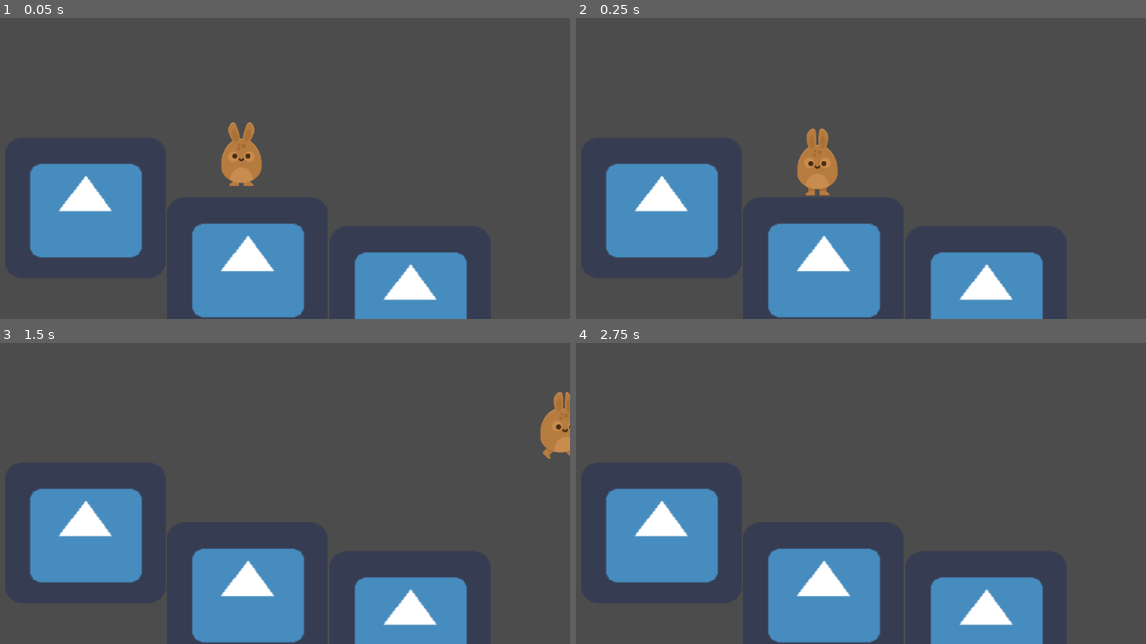
Above: before the commit, frames 1-4 (two rows, left to right).
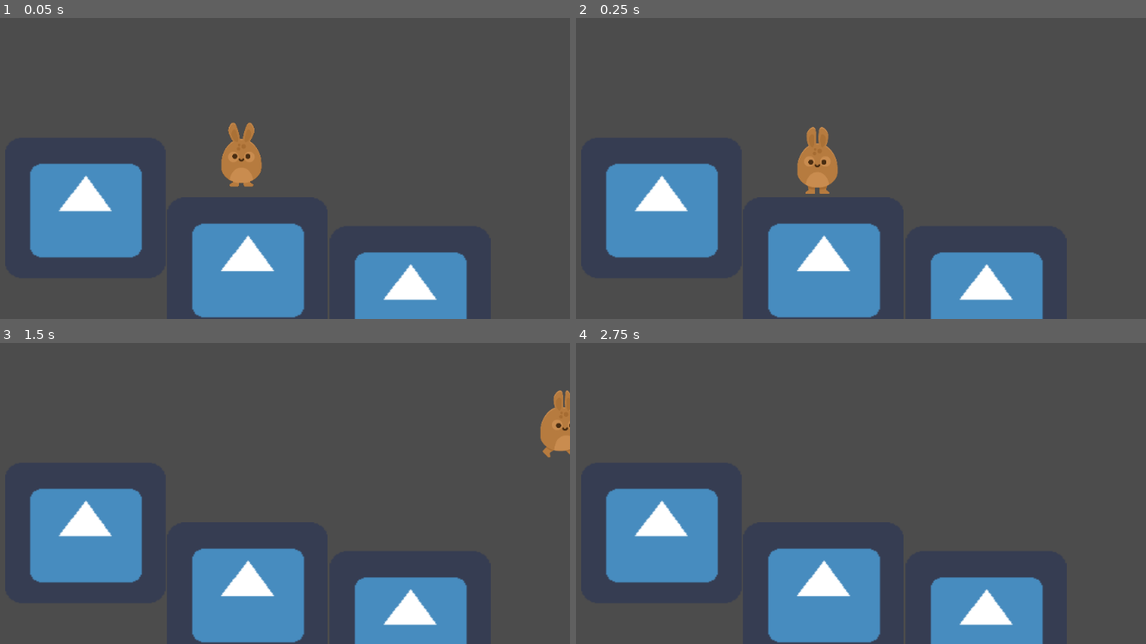
Above: after the commit, the same moments.

Repository: elijah-atkins/hoppy-days
Game: Godot game, scene res://Scenes/Level1.tscn
Same seed, same stepped clock (60 frames per second), same inputs: the game is played once before the commit and once after it. The project has no main scene, so this scene is started directly. The engine's default icon, where the game draws it, is replaced by a stand-in: a white triangle on a blue panel in a dark square.
Inputs:
- Up to frame 1 (0.05 s): no input
- Up to frame 2 (0.25 s): no input
- Up to frame 3 (1.5 s): tap Enter at 0.5 s; hold W (jump) 0.53-1.28 s; hold D (right) from 0.53 s (still down); tap W (jump) at 1.35 s
- Up to frame 4 (2.75 s): tap W (jump) at 1.52, 1.82 s; tap Space at 2 s; release D (right) at 2.03 s; hold A (left) from 2.03 s (still down); hold W (jump) from 2.03 s (still down)

The runs differ from the first frame. In frame 1, less than 0.1% of the frame differs, in the area x 38-46%, y 34-57%; in frame 2, 0.2%, in the area x 38-47%, y 36-59%; in frame 3, 0.1%; in frame 4, nothing differs.

Commit message:
altered animation frame in standing loop to keep feet on ground

Diff:
--- a/Scenes/Bunny.tscn
+++ b/Scenes/Bunny.tscn
@@ -18,14 +18,14 @@
 "name": "idle",
 "speed": 5.0
 }, {
+"frames": [ ExtResource( 5 ) ],
+"loop": true,
+"name": "jump",
+"speed": 5.0
+}, {
 "frames": [ ExtResource( 4 ), ExtResource( 6 ) ],
 "loop": true,
 "name": "walk",
-"speed": 5.0
-}, {
-"frames": [ ExtResource( 5 ) ],
-"loop": true,
-"name": "jump",
 "speed": 5.0
 } ]
 
@@ -41,7 +41,7 @@
 shape = SubResource( 1 )
 
 [node name="AnimatedSprite" type="AnimatedSprite" parent="."]
-position = Vector2( 0, -104.236 )
+position = Vector2( 0, -108.458 )
 frames = SubResource( 2 )
 animation = "idle"
 playing = true
--- a/Scripts/Bunny.gd
+++ b/Scripts/Bunny.gd
@@ -9,16 +9,16 @@
 
 func _physics_process(delta):
 	apply_gravity(delta)
-	jump(delta)
-	move(delta)
+	jump()
+	move()
 	animate()
 	move_and_slide(motion*SPEED, UP)
 
-func jump(delta):
+func jump():
 	if Input.is_action_pressed("jump") and is_on_floor():
 		motion.y -= JUMP_SPEED
 
-func move(delta):
+func move():
 	motion.x = Input.get_action_strength("right") - Input.get_action_strength("left")
 
 func apply_gravity(delta):
Binary file changed: GFX/Players/bunny1_ready.png
